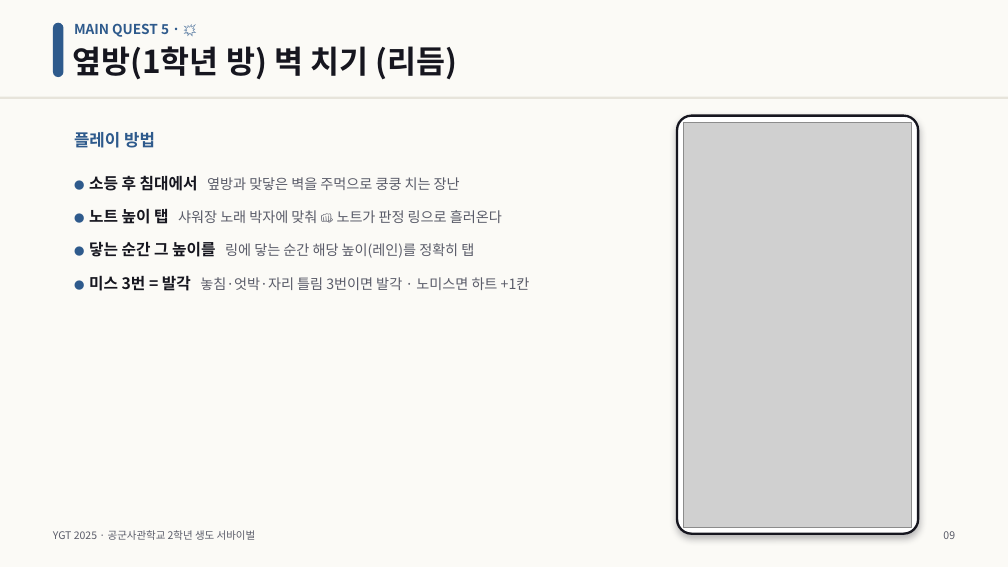
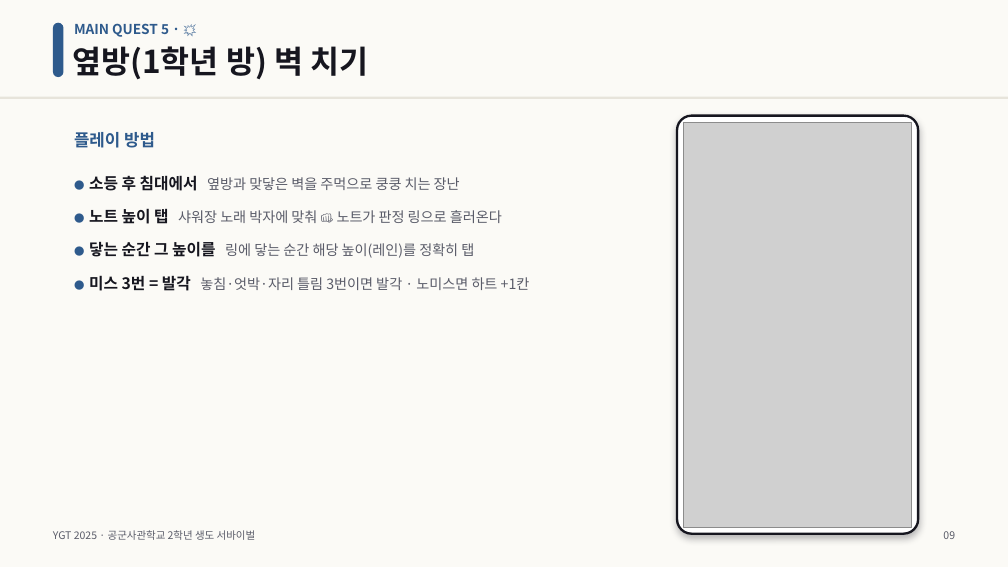
Before and after one commit to HyosanL/YGT2025, a slide deck: slide 9 of YGT2025_발표자료.pptx. Drawn at 1008x567 pixels with LibreOffice and Linux fonts; fonts in the diff are those of the drawing; grey boxes stand for pictures. Boxes give left, top, right and bottom in pixels: in the first picture for what was removed or moved away, otherwise in the second. Text is boxed around its words. In the diff, an @@ line names an element or a change of style, - is before the commit and + after.

```diff
--- a/YGT2025_발표자료.pptx
+++ b/YGT2025_발표자료.pptx
@@ text at <box>73,46,368,79</box>: text changed @@
-옆방(1학년 방) 벽 치기 (리듬)
+옆방(1학년 방) 벽 치기
```
Also in this commit, not shown: 5 other slides changed.
